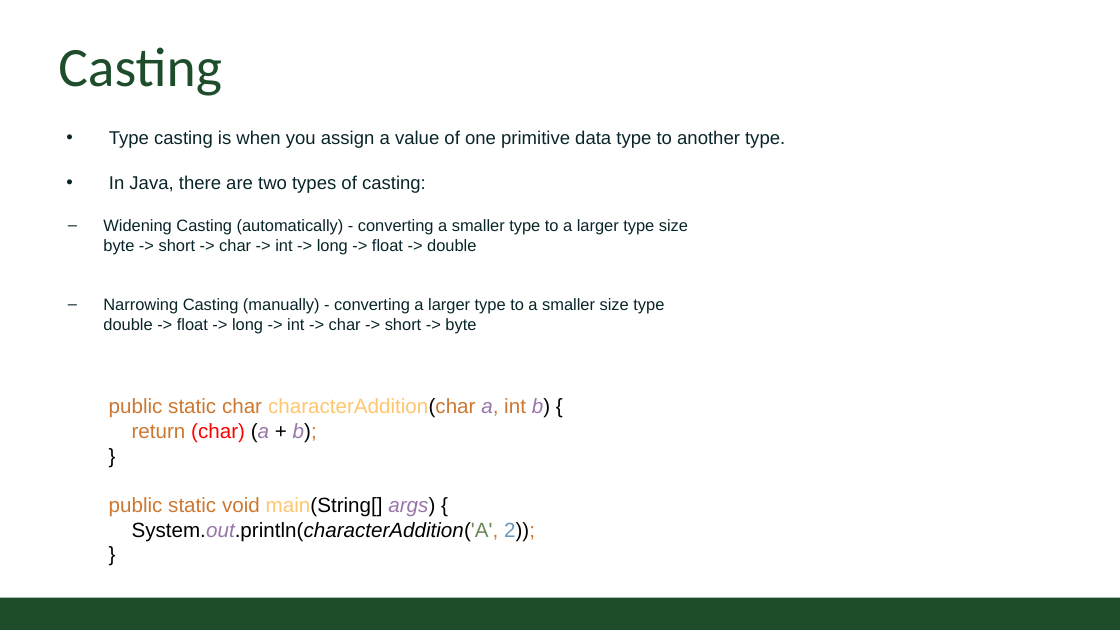
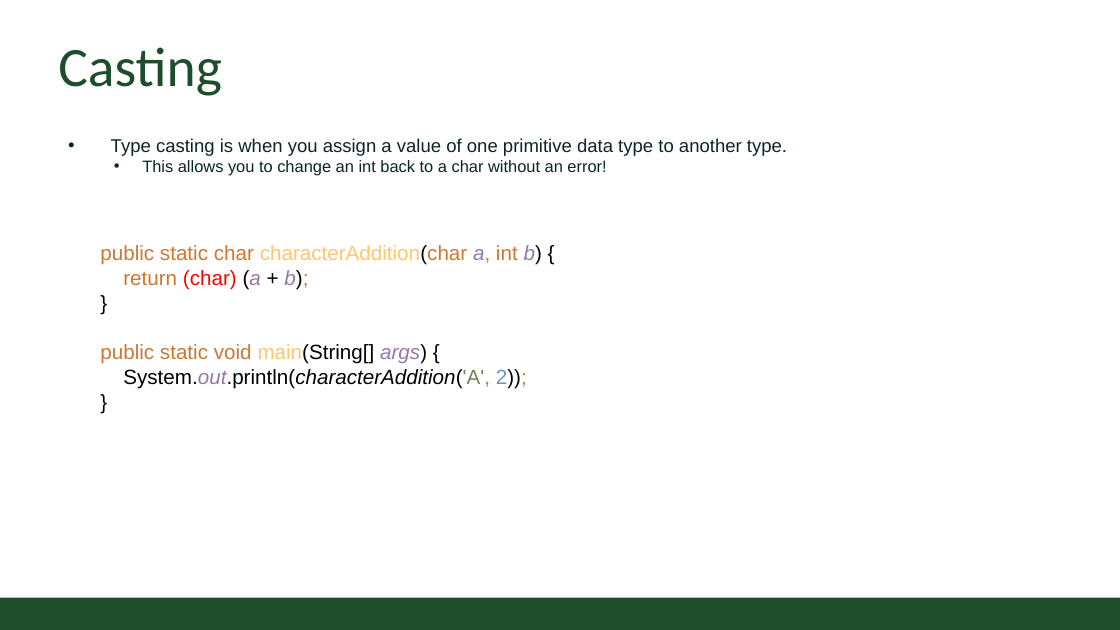
Before and after one commit to CSU-CompSci-CS163-4/Handouts, a slide deck: slide 4 of slides/On-Campus/02_03_CharactersAndStrings.pptx (slide 5 before the commit). Drawn at 1120x630 pixels with LibreOffice and Linux fonts; fonts in the diff are those of the drawing; background and template pictures are left out. Boxes give left, top, right and bottom in pixels: in the first picture for what was removed or moved away, otherwise in the second. Text is boxed around its words. In the diff, an @@ line names an element or a change of style, - is before the commit and + after.

Commit message:
updated char/strings including the casting slide, and moving items around.

```diff
--- a/slides/On-Campus/02_03_CharactersAndStrings.pptx
+++ b/slides/On-Campus/02_03_CharactersAndStrings.pptx
@@ text "Type casting is when you ...": place and size @@
-text "Type casting is when you ..." at (103, 130, 785, 333)
+text "Type casting is when you ..." at (111, 138, 787, 176)
@@ text at (142, 160, 606, 176): text changed @@
-• In Java, there are two types of casting:
-  – Widening Casting (automatically) - converting a smaller type to a larger type size
-    byte -> short -> char -> int -> long -> float -> double
-  – Narrowing Casting (manually) - converting a larger type to a smaller size type
-    double -> float -> long -> int -> char -> short -> byte
+    • This allows you to change an int back to a char without an error!
@@ text "public static char characterAddition(char a, ...": place and size @@
-text "public static char characterAddition(char a, ..." at (109, 398, 550, 542)
+text "public static char characterAddition(char a, ..." at (100, 245, 542, 389)
```
Also in this commit, not shown: 4 other slides changed.
